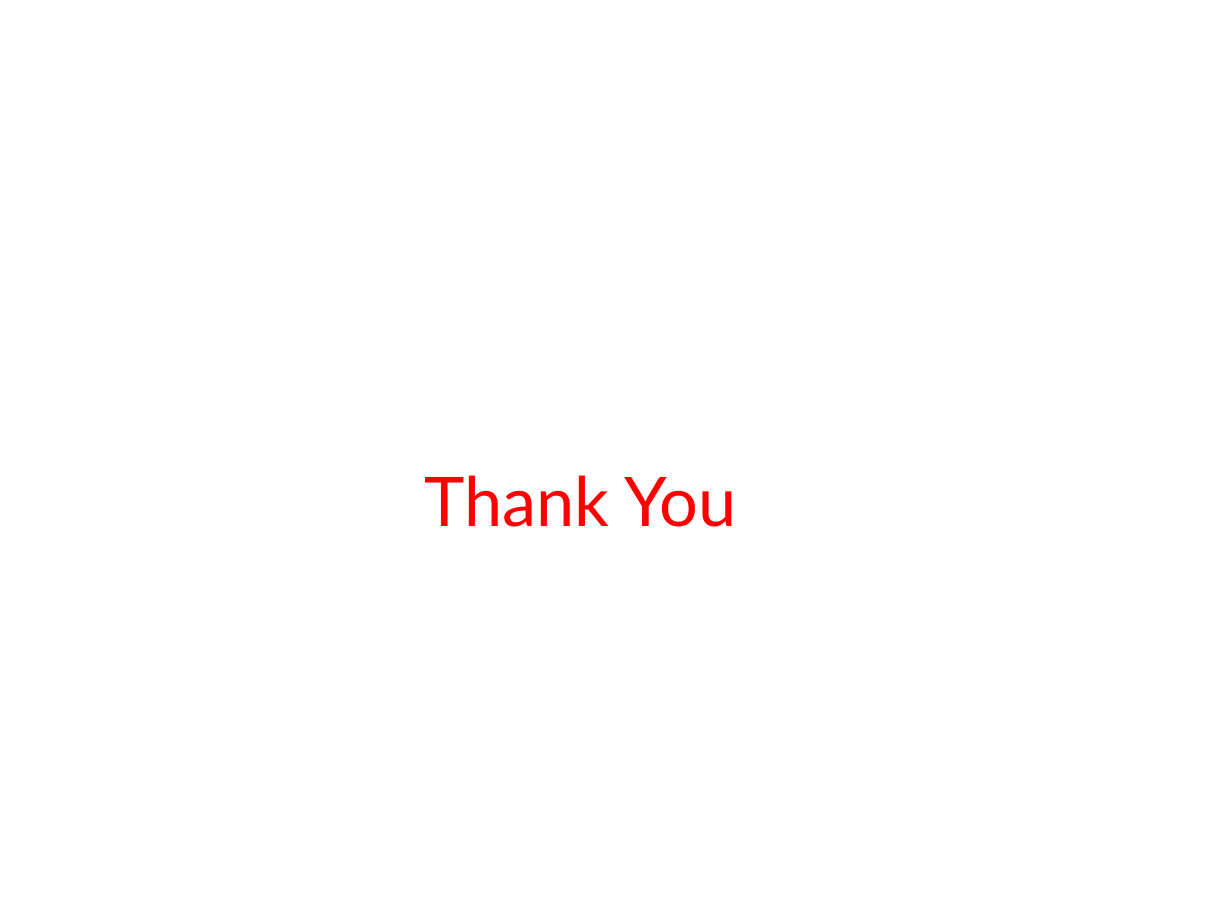
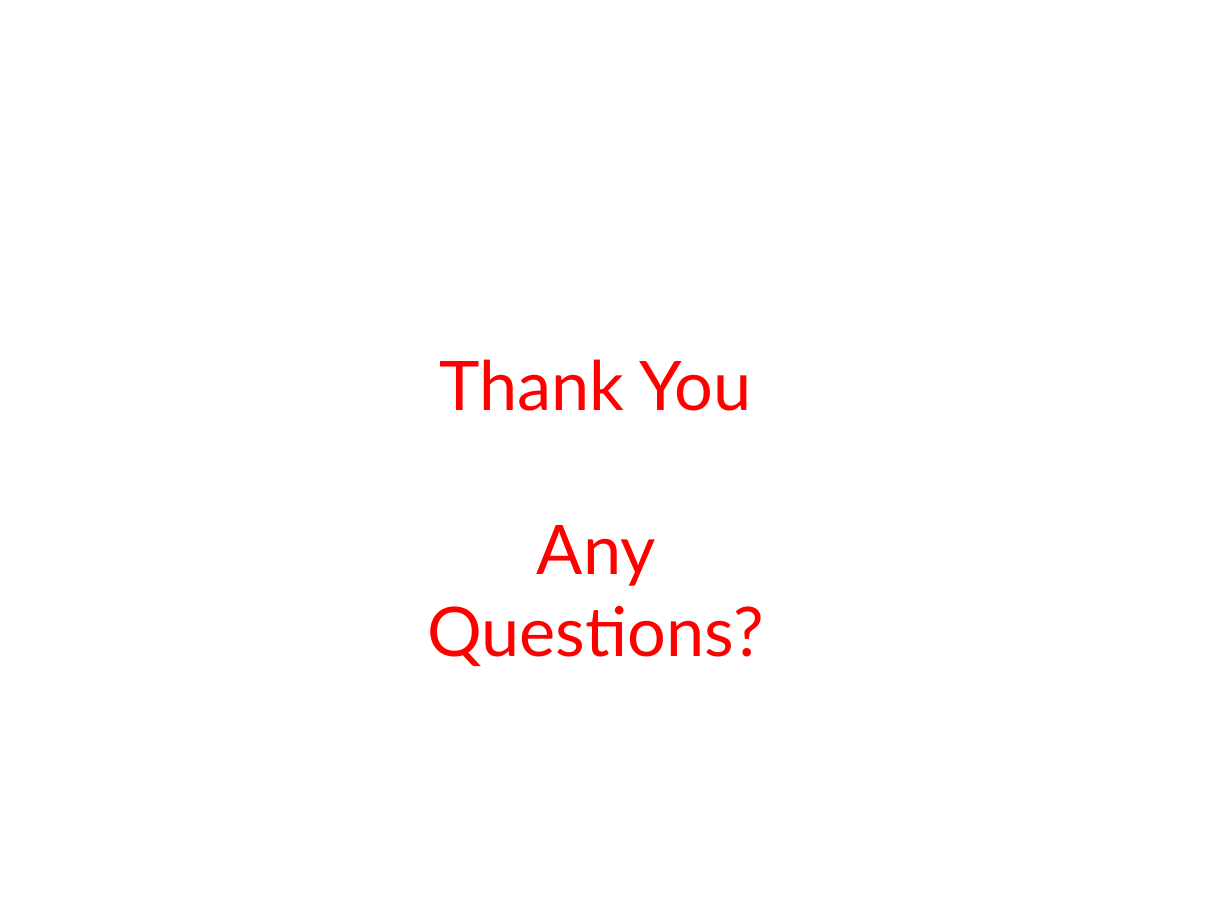
Before and after one commit to Gituser143/HDFS-Sim, a slide deck: slide 18 of Presentations/ESA Project Demonstration.pptx. Drawn at 1232x924 pixels with LibreOffice and Linux fonts; fonts in the diff are those of the drawing; background and template pictures are left out. Boxes give left, top, right and bottom in pixels: in the first picture for what was removed or moved away, otherwise in the second. Text is boxed around its words. In the diff, an @@ line names an element or a change of style, - is before the commit and + after.

```diff
--- a/Presentations/ESA Project Demonstration.pptx
+++ b/Presentations/ESA Project Demonstration.pptx
@@ text "Thank You": place and size @@
-text "Thank You" at [425,475,736,527]
+text "Thank You" at [427,359,763,666]
@@ text at [427,525,763,666]: paragraph added @@
+Any Questions?
```
Also in this commit, not shown: 1 other slide changed, 1 other file.
